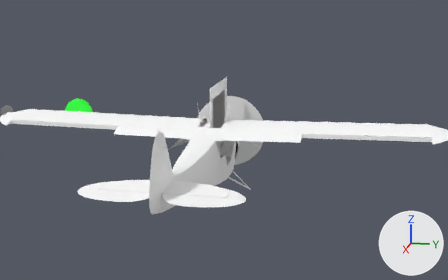
Renders of the Blender file dev/PA-18.blend from each side of a commit.
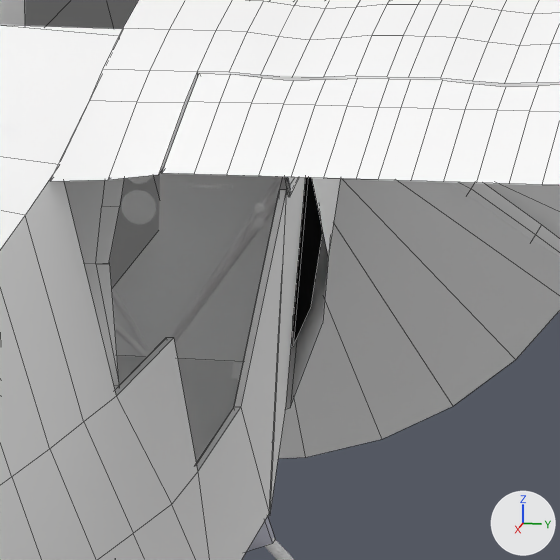
Each version is shown from a camera (50 mm lens) standing at (14.4, 3.01, 3.19) and looking at (-0.71, -0.02, -0.59), then close up on the part from 47% to 58% of the width and 45% to 62% of the height. Lighting does not change. The marker at lower right points along +X, +Y and +Z. The close-ups show mesh edges as thin lines.

In view in the first close-up: 'bulkhead_strut_r_p18', 'firewalls_p18', 'flaps_p18', 'fuselage_interior_p18', 'fuselage_p18', 'glass_p18', 'nose_p18', 'nose_strut_r_p18', 'propeller_1_p18', 'propeller_fast_p18', 'strobe2_p18', 'wing_r_p18'.
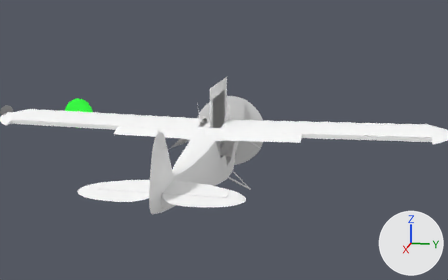
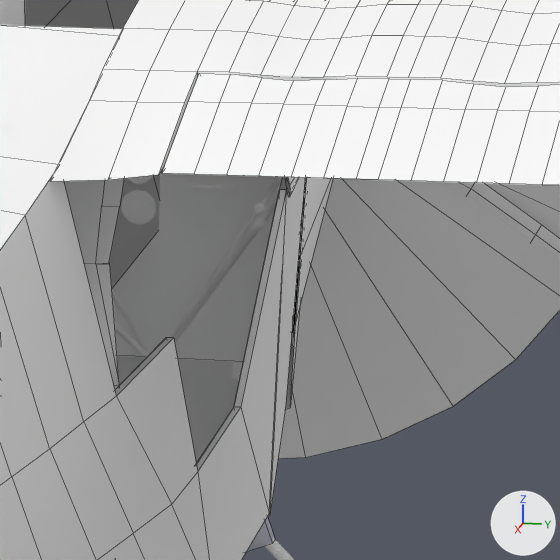
What differs and where, as boxes [x1, y1, x2, y2] in the close-ups (560 x 560 px; the box of a moved part takes in the faces that stretch with it):
```json
{"object": "nose_p18", "change": "reshaped", "before": [268, 177, 340, 516], "after": [268, 177, 333, 516]}
{"object": "firewalls_p18", "change": "reshaped", "before": [291, 178, 322, 347], "after": [291, 178, 307, 347]}
{"part": 1, "of": "me_nose_003", "change": "moved or reshaped", "before": [293, 178, 322, 346], "after": [292, 179, 307, 345]}
{"part": 2, "of": "me_nose_001", "change": "moved or reshaped", "before": [290, 178, 340, 407], "after": [290, 178, 333, 405]}
```

The change, as JSON lines over the scene's bpy script:
```json
{"block": "me_nose_003", "where": "me_nose_003.from_pydata(...)  # 31 vertices, 13 faces; spans x -0.565..-0.411, y -0.353..0.365, z -1.423..-0.232"}
{"block": "me_nose_003", "where": "# used by ob_firewalls_p18; location = (-0.091, -0.004, -0.183); scale = (1.0, 0.984, 0.564)"}
{"block": "me_nose_003", "change": "me_nose_003 part 1"}
{"op": "set", "path": "me_nose_003.vertices[12].co", "old": "(-0.564, 0.365, -0.914)", "new": "(-0.564, 0.313, -0.914)", "note": "pixel (322, 232) -> not seen"}
{"op": "set", "path": "me_nose_003.vertices[13].co", "old": "(-0.565, 0.339, -1.217)", "new": "(-0.565, 0.287, -1.217)", "note": "pixel (310, 308) -> not seen"}
{"block": "me_nose_001", "where": "me_nose_001.from_pydata(...)  # 290 vertices, 214 faces, 14 loose edges; spans x -1.285..0.106, y -0.385..0.407, z -1.694..-0.199"}
{"block": "me_nose_001", "where": "# used by ob_nose_p18; location = (-0.091, -0.004, -0.183); scale = (1.0, 0.984, 0.564)"}
{"block": "me_nose_001", "change": "me_nose_001 part 2"}
{"op": "set", "path": "me_nose_001.vertices[145].co", "old": "(-0.4, 0.407, -0.933)", "new": "(-0.4, 0.346, -0.933)", "note": "pixel (328, 257) -> pixel (300, 255)"}
{"op": "set", "path": "me_nose_001.vertices[157].co", "old": "(-0.393, 0.397, -1.189)", "new": "(-0.393, 0.337, -1.189)", "note": "pixel (322, 323) -> not seen"}
```
